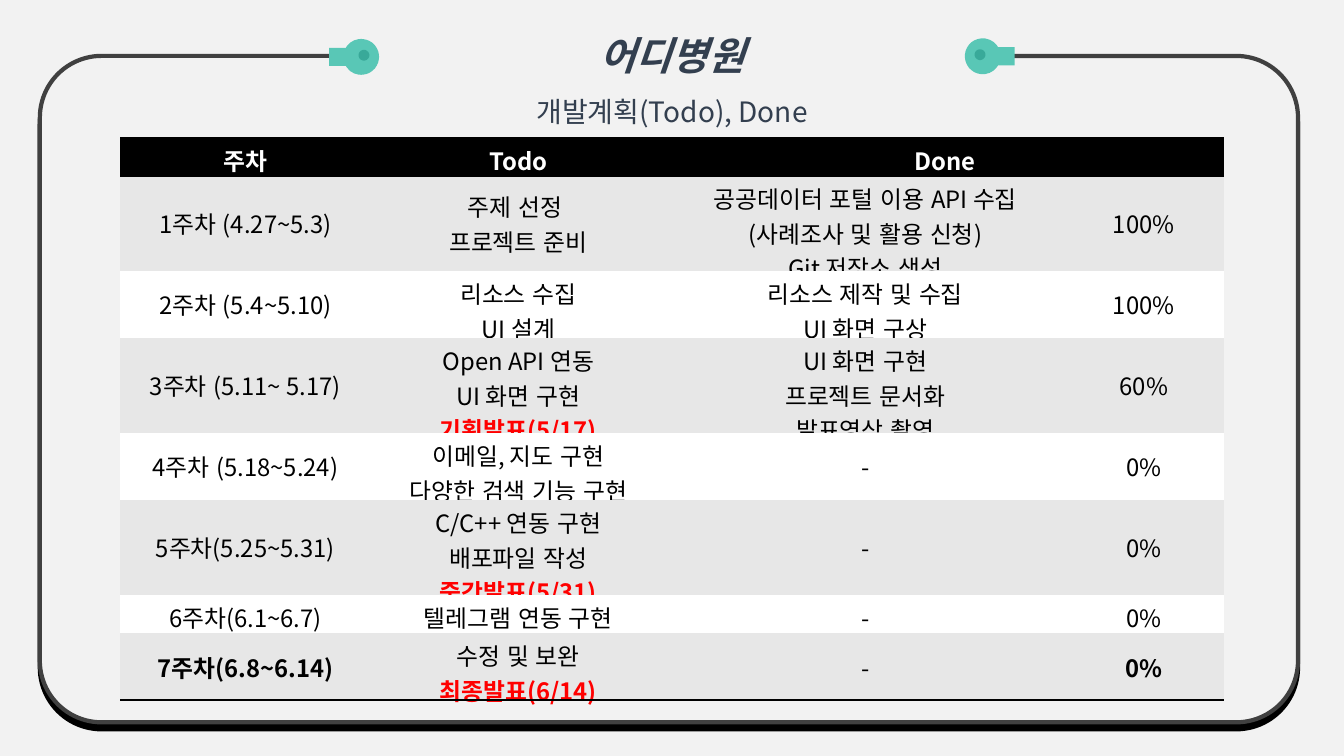
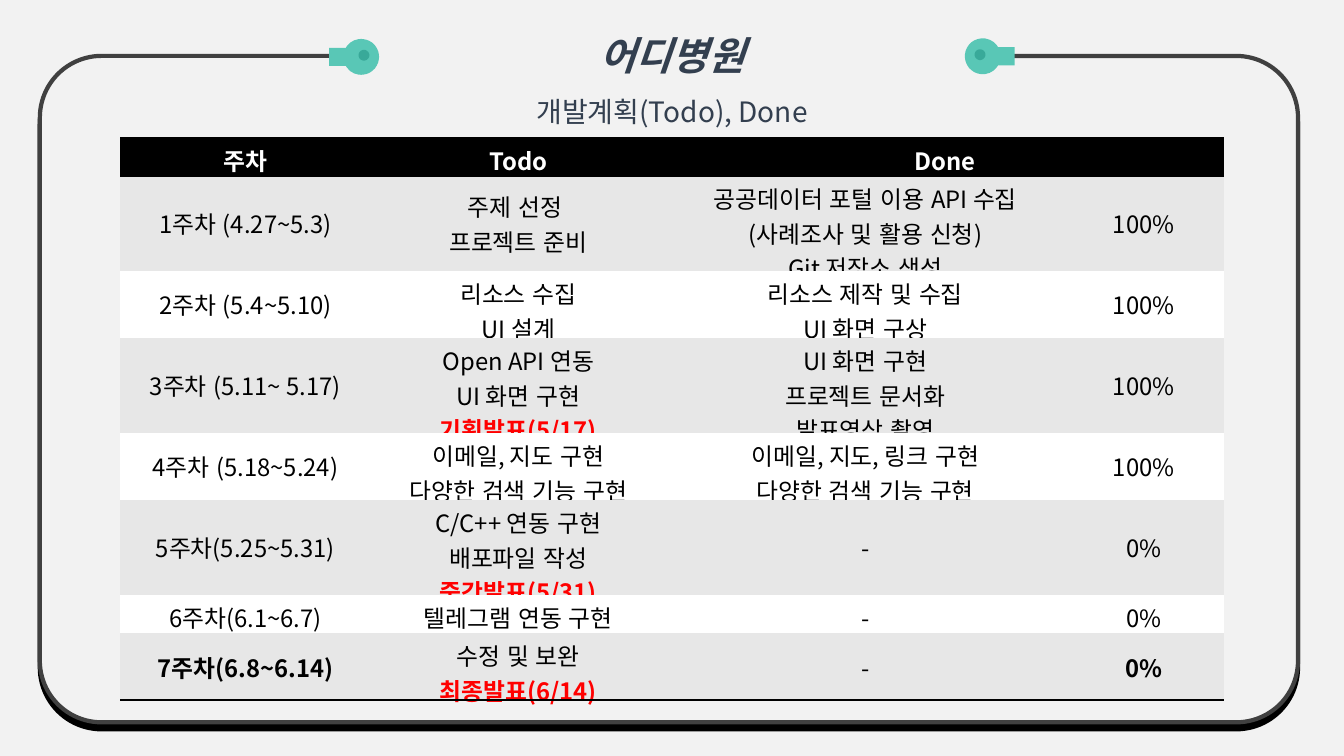
Before and after one commit to WOOLUCY/scriptlang, a slide deck: slide 7 of TermProject/Presentation/02/InterimPT.pptx. Drawn at 1344x756 pixels with LibreOffice and Linux fonts; fonts in the diff are those of the drawing. Boxes give left, top, right and bottom in pixels: in the first picture for what was removed or moved away, otherwise in the second. Text is boxed around its words. In the diff, an @@ line names an element or a change of style, - is before the commit and + after.

```diff
--- a/TermProject/Presentation/02/InterimPT.pptx
+++ b/TermProject/Presentation/02/InterimPT.pptx
@@ table at bbox=[121, 138, 1225, 709] @@
-row 4, column 4: 60%
+row 4, column 4: 100%
-row 5, column 3: -
+row 5, column 3: 이메일, 지도, 링크 구현 / 다양한 검색 기능 구현
-row 5, column 4: 0%
+row 5, column 4: 100%
```
